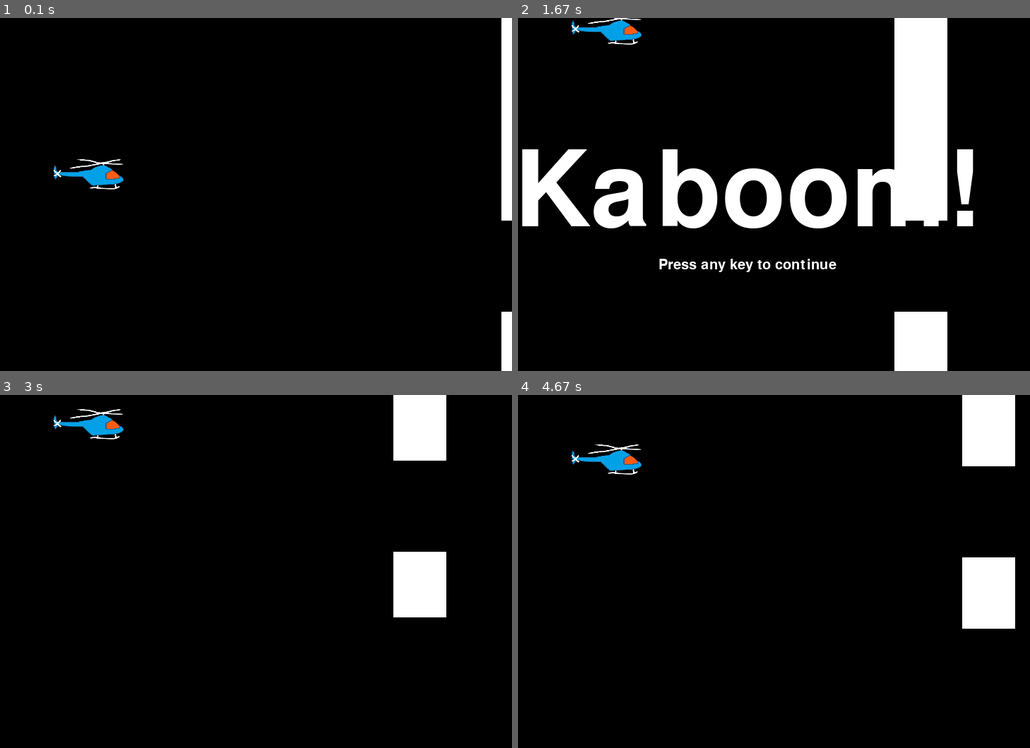
Above: before the commit, frames 1-4 (two rows, left to right).
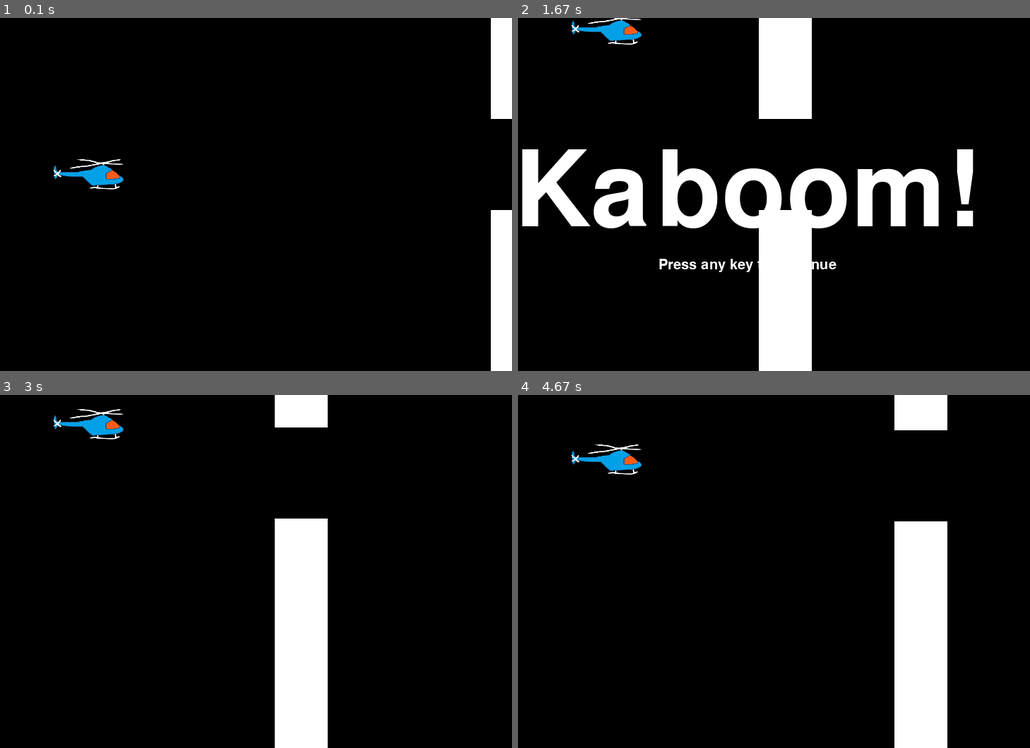
Above: after the commit, the same moments.

Repository: pasanprem/pygame
Game: pygame game, started from pygamestart.py
The game is run twice, just before and just after one commit, with the same random seed, the same clock (stepped at 60 frames per second) and the same inputs.
Inputs:
- Up to frame 1 (0.1 s): no input
- Up to frame 2 (1.67 s): hold Up 0.33-0.8 s; hold Up 0.83-1.2 s
- Up to frame 3 (3 s): hold Up 1.97-2.27 s; hold Up 2.3-2.67 s; hold Up from 2.7 s (still down)
- Up to frame 4 (4.67 s): release Up at 3 s; hold Up 3.03-3.4 s; hold Up 4.17-4.47 s; hold Up from 4.5 s (still down)

The runs differ from the first frame. In frame 1, 2.6% of the frame differs, in the area x 95-100%, y 0-100%; in frame 2, 14%, in the area x 47-84%, y 0-100%; in frame 3, 12%; in frame 4, 12%.

Commit message:
blocks on

Diff:
--- a/pygamestart.py
+++ b/pygamestart.py
@@ -21,7 +21,7 @@
 
 def blocks(x_block, y_block, block_width, block_height, gap):
     pygame.draw.rect(surface, white, [x_block,y_block,block_width,block_height])
-    pygame.draw.rect(surface, white, [x_block,y_block+block_height+gap,block_width,block_height])
+    pygame.draw.rect(surface, white, [x_block,y_block+block_height+gap,block_width,surfaceHeight])
 
 def replay_or_quit():
     for event in pygame.event.get([pygame.KEYDOWN, pygame.KEYUP, pygame.QUIT]):
@@ -77,9 +77,9 @@
     y_block = 0
 
     block_width = 75
-    block_height = randint(0,surfaceHeight)
+    block_height = randint(0, (surfaceHeight / 2))
     gap = imageHeight * 3
-    block_move = 3
+    block_move = 6
 
     game_over = False
 
@@ -110,6 +110,11 @@
         if y > surfaceHeight-40 or y < 0:
             gameOver()
 
+        if x_block < (-1*block_width):
+            x_block = surfaceWidth
+            block_height = randint (0, (surfaceHeight / 2))
+
+
         pygame.display.update()
         clock.tick(60)
 
